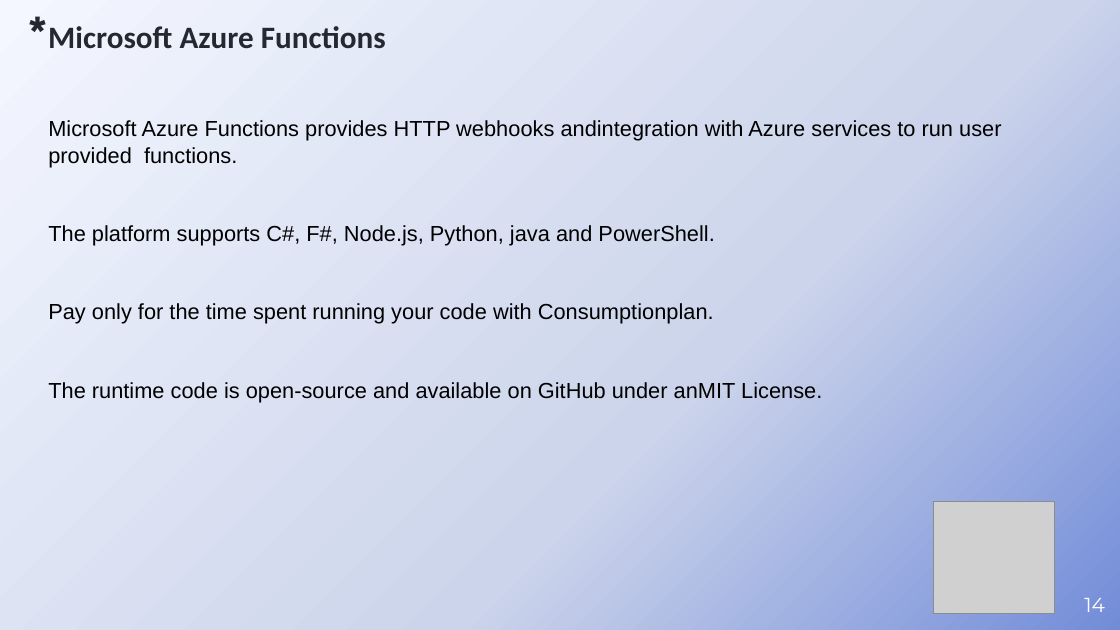
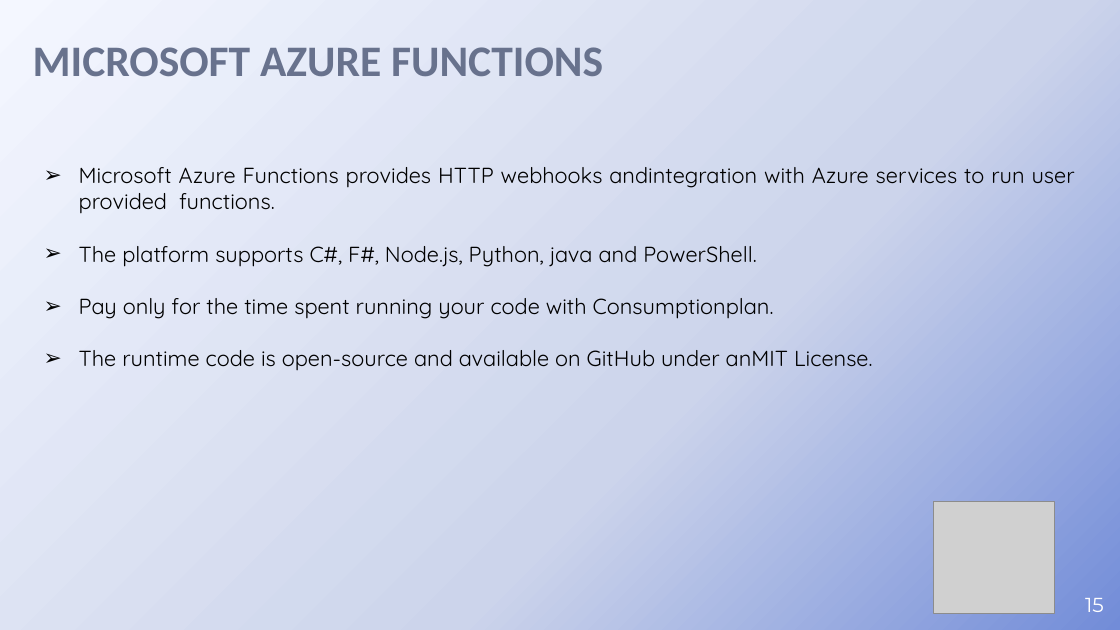
Before and after one commit to chintanBhimani07/unknown, a slide deck: slide 15 of Reports/Seminar-ppt.pptx (slide 14 before the commit). Drawn at 1120x630 pixels with LibreOffice and Linux fonts; fonts in the diff are those of the drawing; grey boxes stand for pictures; background and template pictures are left out. Boxes give left, top, right and bottom in pixels: in the first picture for what was removed or moved away, otherwise in the second. Text is boxed around its words. In the diff, an @@ line names an element or a change of style, - is before the commit and + after.

```diff
--- a/Reports/Seminar-ppt.pptx
+++ b/Reports/Seminar-ppt.pptx
@@ title at [33, 47, 603, 76]: text changed; size 20 to 28 pt; text colour #252831 to #68728D @@
-*Microsoft Azure Functions
+MICROSOFT AZURE FUNCTIONS
@@ text "Microsoft Azure Functions provides HTTP ...": place and size @@
-text "Microsoft Azure Functions provides HTTP ..." at [48, 120, 1001, 403]
+text "Microsoft Azure Functions provides HTTP ..." at [79, 167, 1075, 370]
@@ text "Microsoft Azure Functions provides HTTP ..." at [79, 167, 1075, 370]: font Arial to Quicksand; alignment left to justified; bullet none to ➢ @@
@@ page number at [1085, 598, 1104, 612]: text changed @@
-14
+15
```
Also in this commit, not shown: 17 other slides changed, 1 slide added, 31 other files.
